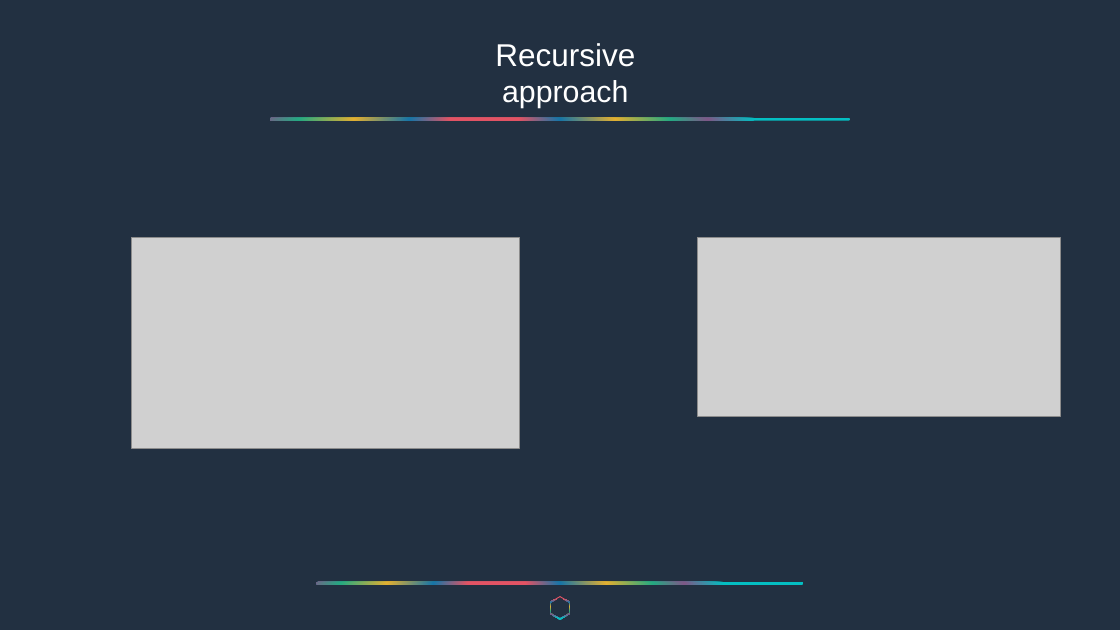
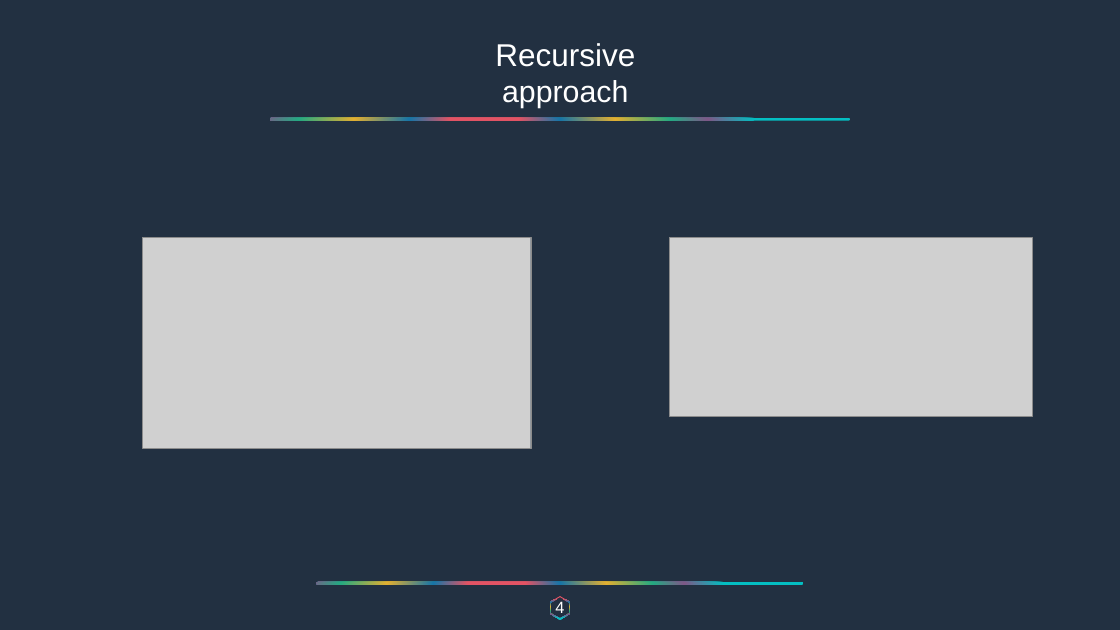
Before and after one commit to Perilous7/AscendingAlgorithm, a slide deck: slide 5 of Dynamic Programming [Autosaved].pptx. Drawn at 1120x630 pixels with LibreOffice and Linux fonts; fonts in the diff are those of the drawing; grey boxes stand for pictures; background and template pictures are left out. Boxes give left, top, right and bottom in pixels: in the first picture for what was removed or moved away, otherwise in the second. Text is boxed around its words. In the diff, an @@ line names an element or a change of style, - is before the commit and + after.

```diff
--- a/Dynamic Programming [Autosaved].pptx
+++ b/Dynamic Programming [Autosaved].pptx
@@ picture: place and size @@
-picture at [131,237,519,448]
+picture at [143,237,531,448]
@@ picture: place and size @@
-picture at [698,237,1060,416]
+picture at [669,237,1032,416]
@@ text added at [555,600,564,617], 28 pt, text #FFFFFF @@
+4
```
Also in this commit, not shown: 13 other slides changed, 6 other files.
